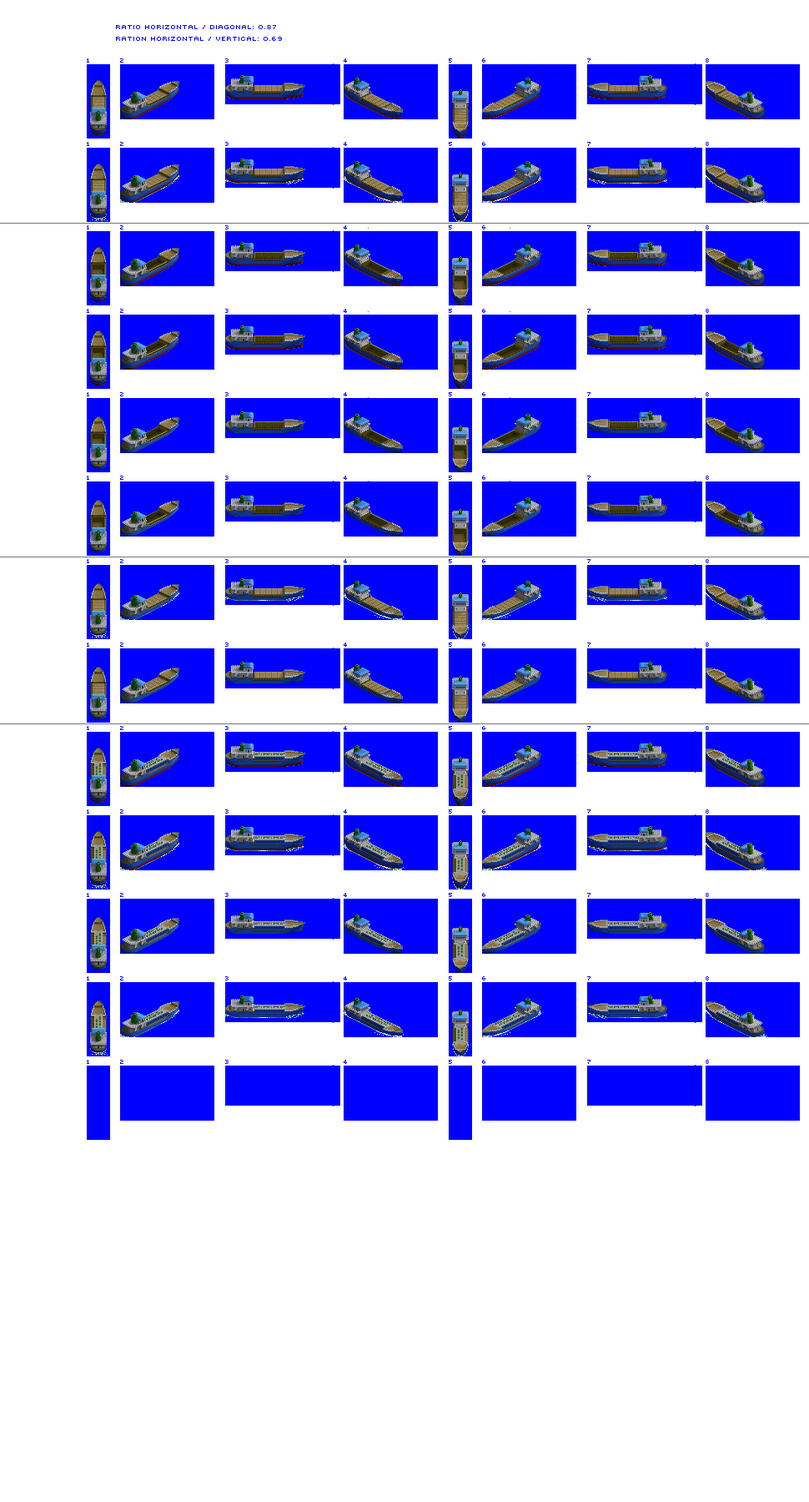
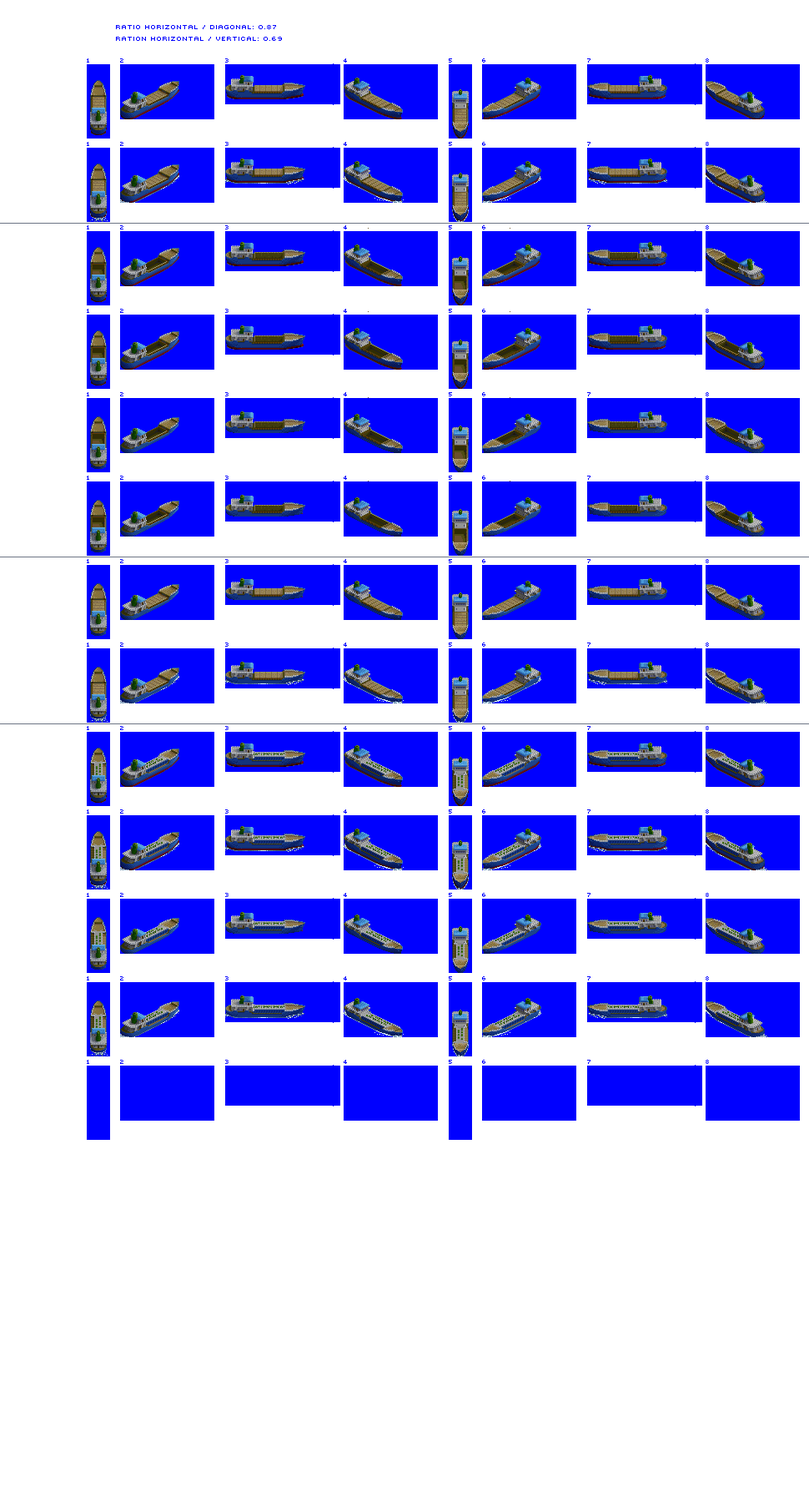
The second 809x1502 image is a revision of the first. Changes to its layers:
painted on "prop / bow wash" over (90, 592, 769, 723)
